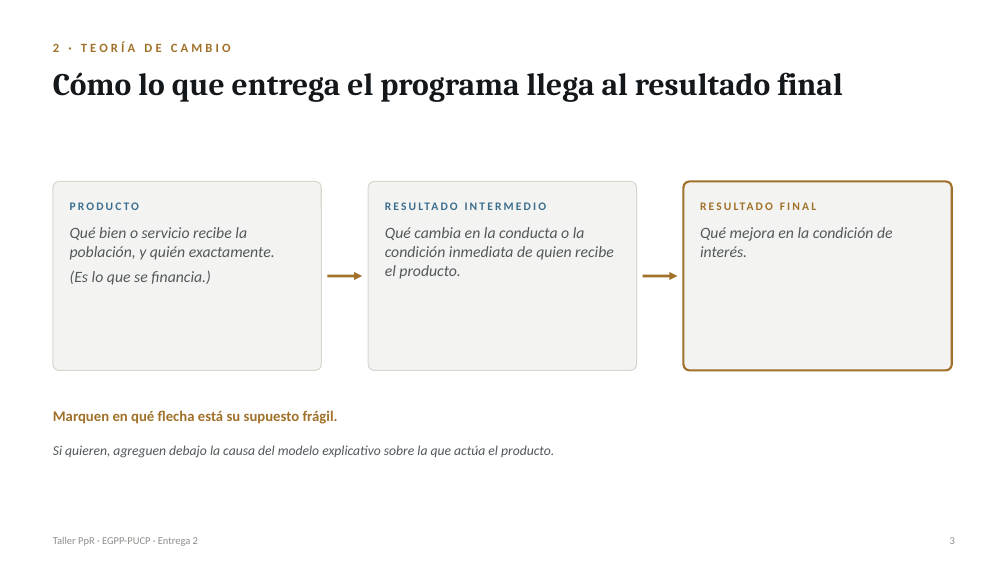
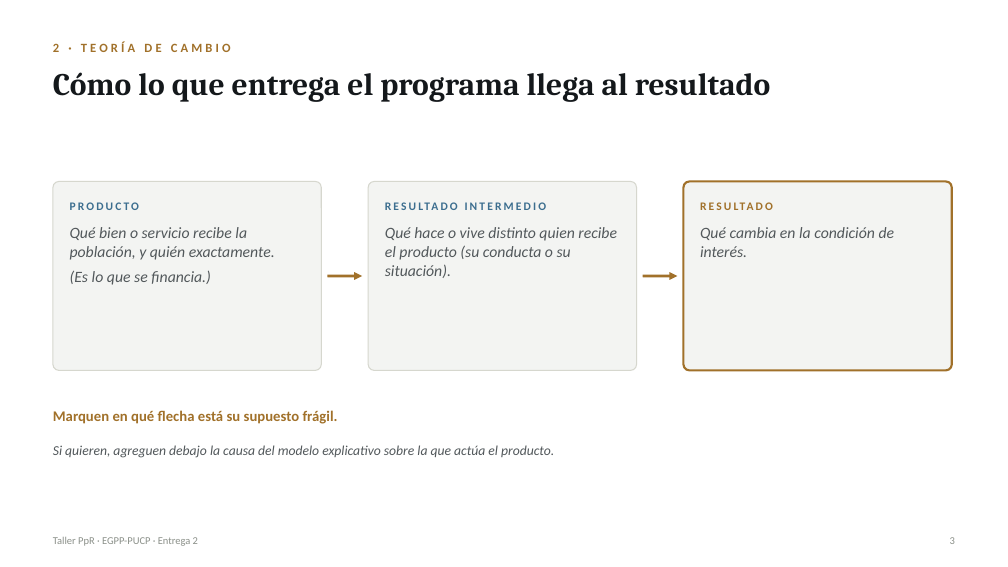
Before and after one commit to Cain971/taller-ppr-recursos, a slide deck: slide 3 of plantilla-entrega-2.pptx. Drawn at 1008x567 pixels with LibreOffice and Linux fonts; fonts in the diff are those of the drawing. Boxes give left, top, right and bottom in pixels: in the first picture for what was removed or moved away, otherwise in the second. Text is boxed around its words. In the diff, an @@ line names an element or a change of style, - is before the commit and + after.

```diff
--- a/plantilla-entrega-2.pptx
+++ b/plantilla-entrega-2.pptx
@@ text at (53, 72, 771, 102): text changed @@
-Cómo lo que entrega el programa llega al resultado final
+Cómo lo que entrega el programa llega al resultado
@@ text at (700, 195, 935, 218): text changed @@
-RESULTADO FINAL
+RESULTADO
@@ text at (385, 227, 617, 278): text changed @@
-Qué cambia en la conducta o la condición inmediata de quien recibe el producto.
+Qué hace o vive distinto quien recibe el producto (su conducta o su situación).
@@ text at (700, 227, 895, 257): text changed @@
-Qué mejora en la condición de interés.
+Qué cambia en la condición de interés.
```
Also in this commit, not shown: 1 other slide changed.
